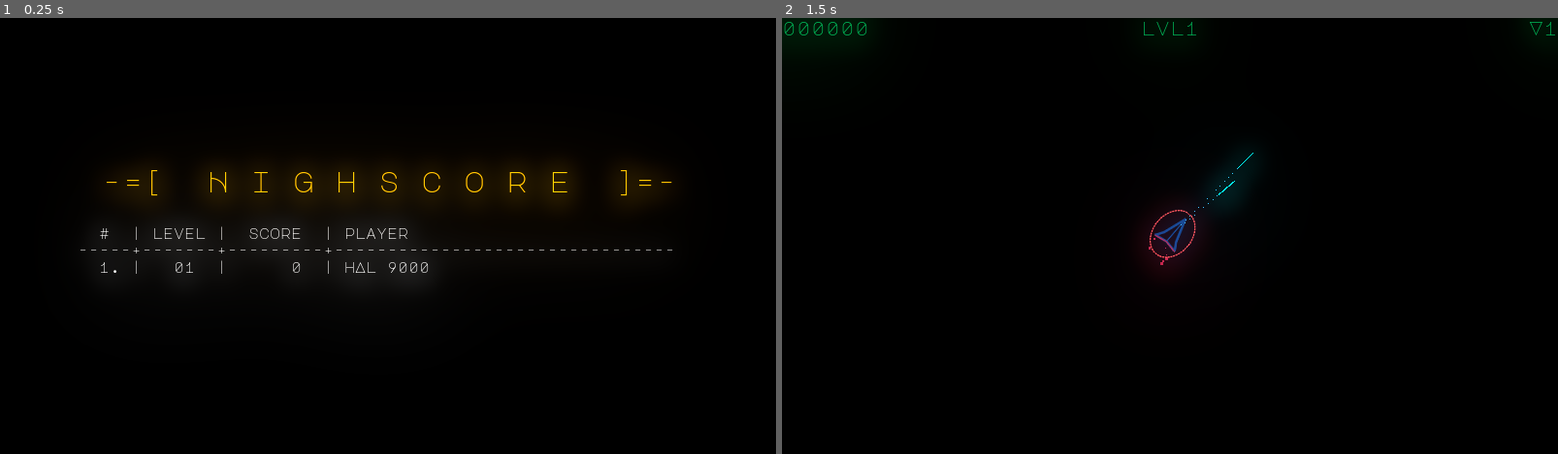
Above: before the commit, frames 1-2 (left to right).
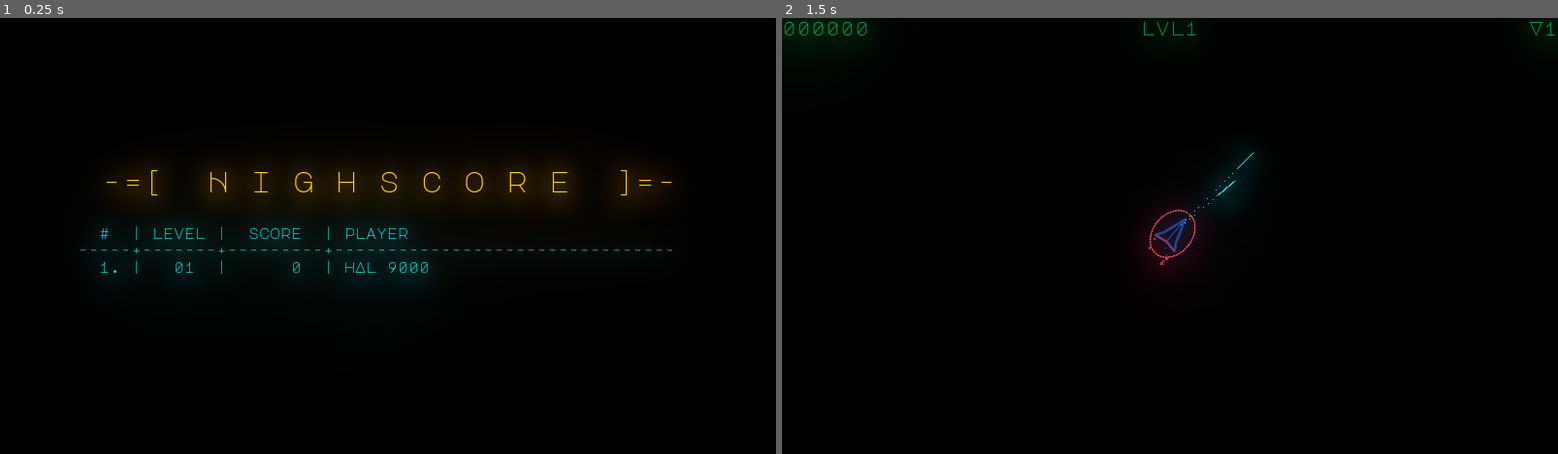
Above: after the commit, the same moments.

Repository: liske/Planetoids
Game: Godot game, scene res://scenes/Space.tscn
Same seed, same stepped clock (60 frames per second), same inputs: the game is played once before the commit and once after it.
Inputs:
- Up to frame 1 (0.25 s): no input
- Up to frame 2 (1.5 s): tap Enter at 0.5 s; hold Right (rotate_right) 0.53-1.28 s; hold W (boost) 0.53-1.28 s; tap Space (shoot) at 1.25, 1.35 s; hold Left (rotate_left) from 1.28 s (still down)

The runs differ from the first frame. In frame 1, 0.5% of the frame differs, in the area x 10-87%, y 47-60%; in frame 2, nothing differs.

Commit message:
Fix initial highscore loading and updating.

Diff:
--- a/objects/controls/HUD.gd
+++ b/objects/controls/HUD.gd
@@ -24,6 +24,22 @@
 func set_footer_right(text):
 	$AnimationPlayer/FooterRight.text = text
 
+func update_highscore(highscore):
+	var highscore_table = [
+		"  #  | level |  score  | player",
+		"-----+-------+---------+--------------------------------",
+	]
+
+	var pos = 1
+	for hs in highscore:
+		highscore_table.append(" %2d. |   %02d  | %6d  | %s" % [pos, hs.level, hs.score, hs.player.to_lower()])
+		pos += 1
+
+	if highscore_table.size() < 3:
+		highscore_table.append(" %2d. |   %02d  | %6d  | %s" % [1, 1, 0, "hAl 9000"])
+
+	$AnimationPlayer/HighscoreText.text = "\n".join(highscore_table)
+
 func show_idle():
 	$AnimationPlayer.stop()
 
@@ -32,21 +48,6 @@
 
 	$AnimationPlayer/MainMessage.text = "planetoids"
 	$AnimationPlayer/SubMessage.text = "1 cookie 1 play"
-
-	var highscore_table = [
-		"  #  | level |  score  | player",
-		"-----+-------+---------+--------------------------------",
-	]
-
-	var pos = 1
-	for hs in highscore.load_highscore():
-		highscore_table.append(" %2d. |   %02d  | %6d  | %s" % [pos, hs.level, hs.score, hs.player.to_lower()])
-		pos += 1
-
-	if highscore_table.size() < 3:
-		highscore_table.append(" %2d. |   %02d  | %6d  | %s" % [1, 1, 0, "hAl 9000"])
-
-	$AnimationPlayer/HighscoreText.text = "\n".join(highscore_table)
 
 	$AnimationPlayer.play("Continuously")
 
--- a/objects/controls/HUD.tscn
+++ b/objects/controls/HUD.tscn
@@ -496,6 +496,7 @@
 margin_top = 90.0
 margin_bottom = 373.0
 grow_horizontal = 2
+custom_colors/font_color = Color( 0, 1, 1, 1 )
 custom_fonts/font = ExtResource( 6 )
 text = "# | score | level | player
 ---+-------+-------+-------------------
--- a/scenes/Space.gd
+++ b/scenes/Space.gd
@@ -1,6 +1,8 @@
 extends Node2D
 
 func _ready():
+	highscore.setup($HUD)
+
 	planetoids.setup(
 		# main scene object
 		self,
--- a/scripts/Highscore.gd
+++ b/scripts/Highscore.gd
@@ -1,7 +1,14 @@
 extends Node
+
+var hud
 
 var HIGHSCORE_FN = 'user://highscore.json'
 var HIGHSCORE_MAX_ENTRIES = 3
+
+func setup(_hud):
+	self.hud = _hud
+
+	hud.update_highscore(self.load_highscore())
 
 func load_highscore():
 	var highscores = []
@@ -33,6 +40,8 @@
 		file.store_string(JSON.print(highscores))
 		file.close()
 
+	hud.update_highscore(highscores)
+
 func get_highscore_position(score):
 	var highscores = load_highscore()
 	var pos = highscores.size()
